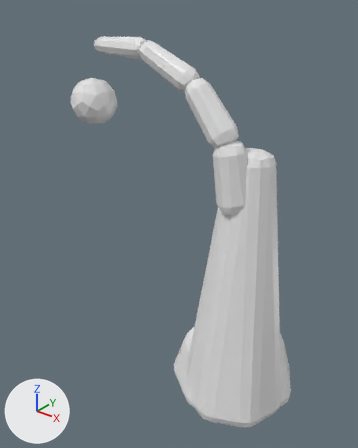
A saved change to the OBJ model assets/grove_sapling_1.obj.
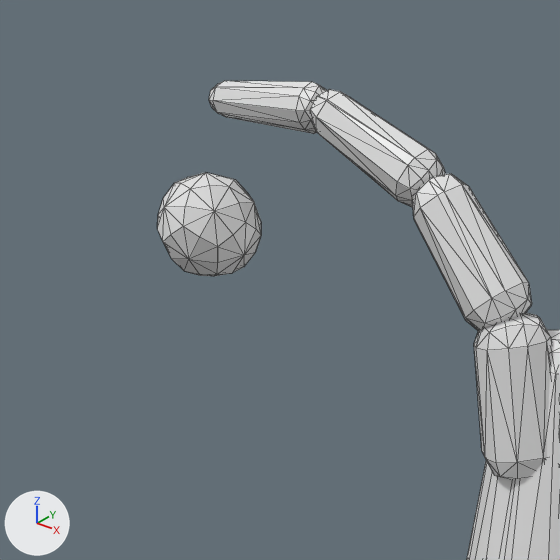
Each version appears first whole from a 50 mm lens placed at (0.276, -0.466, 0.495), pointed at (-0.09, -0.009, 0.212), and next in a close-up on the part from 0% to 70% of the width and 0% to 56% of the height. The axes (+X, +Y, +Z) are drawn at lower left. The lights are the same throughout. The first two pictures are the older version. The close-ups show mesh edges as thin lines. Where no turn or scale is listed for an object, it has been applied to the vertices. Vertices at exactly the same position are counted once.

Names of what the first close-up shows: 'grove_planted_curl'.
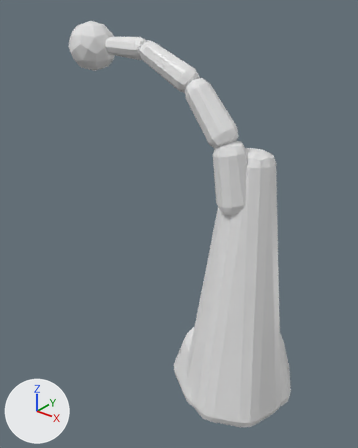
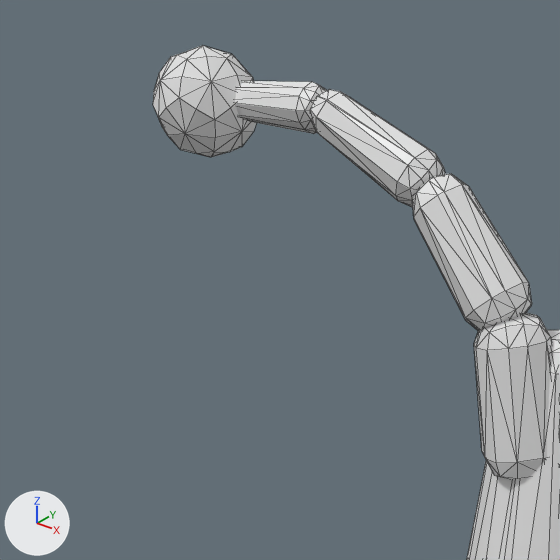
What differs and where, as boxes (x1, y1, x2, y2) in the close-ups (560 x 560 px; the box of a moved part takes in the faces that stretch with it):
'grove_planted_curl', reshaped
    before: (157, 81, 560, 560)
    after: (153, 45, 560, 560)
part 1 of me_grove_planted_curl, moved or reshaped
    before: (157, 172, 261, 276)
    after: (153, 45, 256, 157)

The change, as a list of edits to the scene's bpy script:
```text
Change me_grove_planted_curl:
    used by ob_grove_planted_curl; location = (0.0, 0.0, 0.0)
    remove me_grove_planted_curl.from_pydata(...)  # 489 vertices, 950 faces; spans x -0.242..0.082, y -0.089..0.087, z -0.02..0.439
    add me_grove_planted_curl.from_pydata(...)  # 491 vertices, 954 faces; spans x -0.25..0.082, y -0.089..0.087, z -0.02..0.454
    me_grove_planted_curl part 1
    56 vertices are removed from x -0.237..-0.183, y -0.06..0.0, z 0.332..0.383
    136 faces are deleted
    11 vertices in x -0.242..-0.207, y -0.045..-0.015, z 0.332..0.383 move by (-0.008, 0.011, 0.066)
    9 vertices in x -0.241..-0.197, y -0.046..-0.006, z 0.328..0.388 move by (-0.007, 0.011, 0.066)
    3 vertices in x -0.233..-0.205, y -0.045..-0.004, z 0.333..0.374 move by (-0.007, 0.011, 0.065)
    3 vertices move from x -0.234..-0.219, y -0.02..-0.013, z 0.334..0.382 to x -0.242..-0.226, y -0.008..-0.001, z 0.4..0.448
    58 vertices are added at x -0.248..-0.19, y -0.049..0.011, z 0.398..0.449
    140 new faces join them, mat_core (white #e7e7e7)
```
